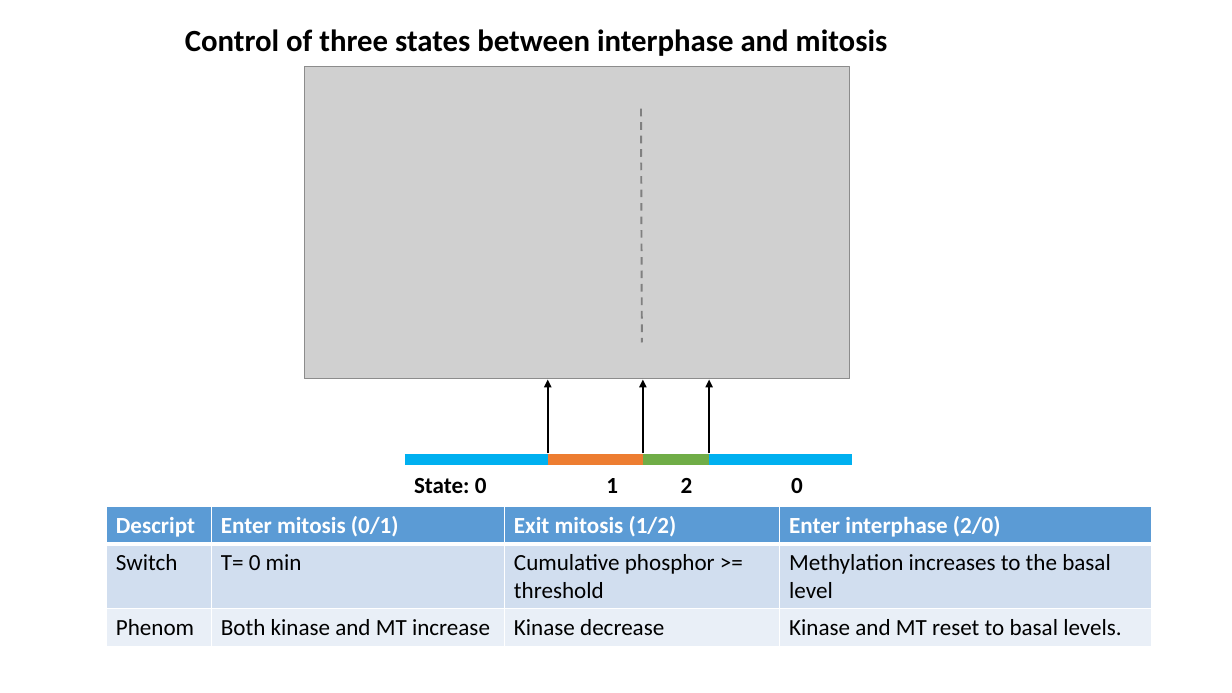
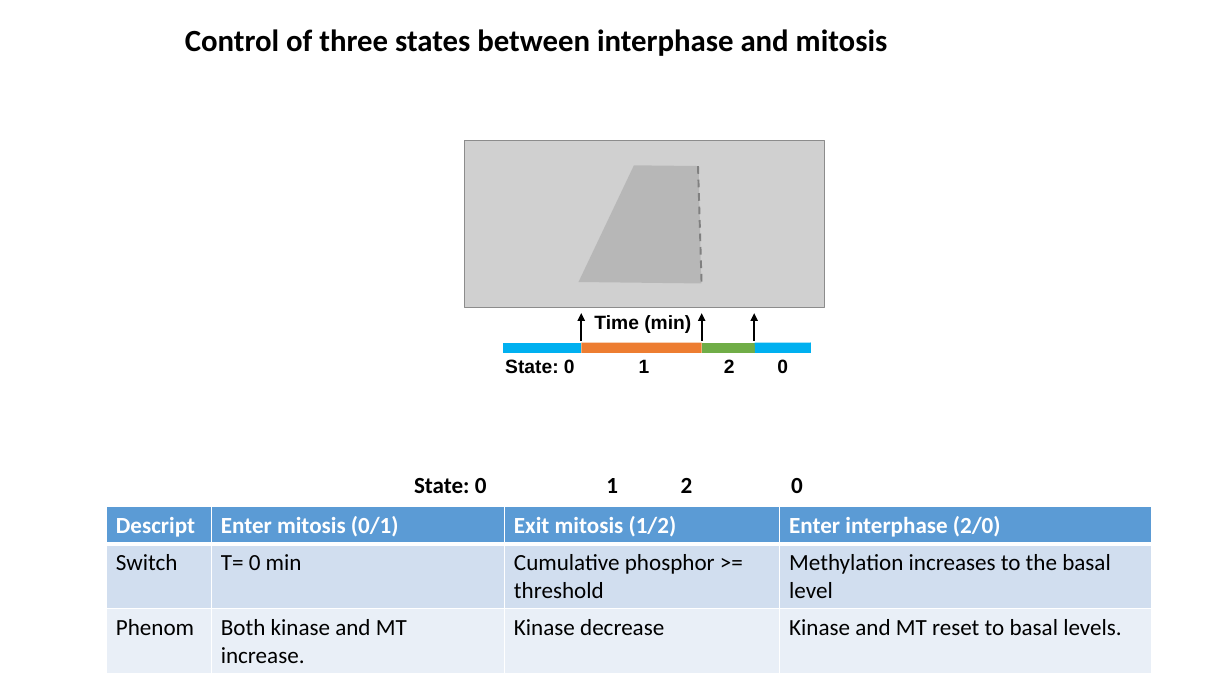
Before and after one commit to lu6007/fluocell, a slide deck: slide 6 of app/model/result_0211_2017.pptx (slide 4 before the commit). Drawn at 1232x693 pixels with LibreOffice and Linux fonts; fonts in the diff are those of the drawing; grey boxes stand for pictures. Boxes give left, top, right and bottom in pixels: in the first picture for what was removed or moved away, otherwise in the second. Text is boxed around its words. In the diff, an @@ line names an element or a change of style, - is before the commit and + after.

```diff
--- a/app/model/result_0211_2017.pptx
+++ b/app/model/result_0211_2017.pptx
@@ picture removed at (x1=304, y1=67, x2=849, y2=379) @@
@@ line moved from (641, 108) - (642, 343) to (698, 166) - (701, 286) @@
@@ arrow moved from (548, 454) - (548, 380) to (581, 341) - (581, 313) @@
@@ group added at (x1=465, y1=140, x2=824, y2=374): 2 texts, 1 picture, 1 freeform shape, 1 line, 1 arrow @@
+State: 0 1 2 0
+Time (min)
@@ arrow moved from (709, 454) - (709, 380) to (701, 341) - (701, 313) @@
@@ line moved from (548, 459) - (643, 459) to (581, 348) - (701, 348) @@
@@ line moved from (643, 459) - (709, 459) to (701, 348) - (756, 348) @@
@@ line moved from (709, 459) - (852, 459) to (755, 348) - (811, 348) @@
@@ arrow removed from (643, 454) to (643, 380) @@
@@ line removed from (405, 459) to (548, 459) @@
@@ table at (x1=106, y1=506, x2=1152, y2=674) @@
-row 3, column 2: Both kinase and MT increase
+row 3, column 2: Both kinase and MT increase.
```
Also in this commit, not shown: 7 other slides changed, 1 slide added, 8 other files.
